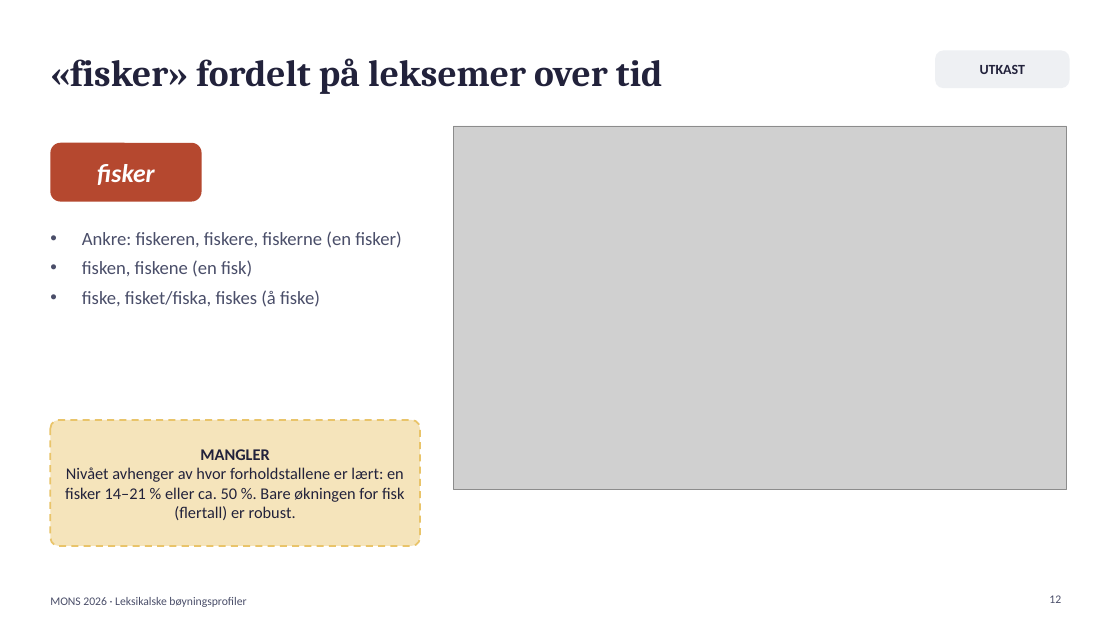
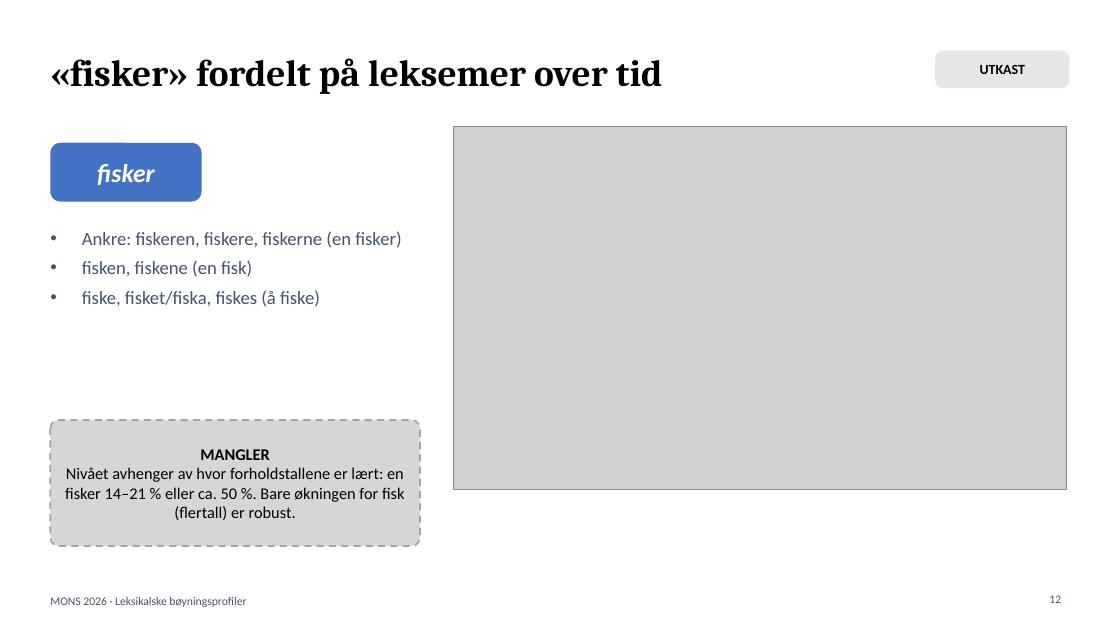
Before and after one commit to Yoonsen/B-yning, a slide deck: slide 12 of tekst/mons_presentasjon.pptx. Drawn at 1120x630 pixels with LibreOffice and Linux fonts; fonts in the diff are those of the drawing; grey boxes stand for pictures. Boxes give left, top, right and bottom in pixels: in the first picture for what was removed or moved away, otherwise in the second. Text is boxed around its words. In the diff, an @@ line names an element or a change of style, - is before the commit and + after.

```diff
--- a/tekst/mons_presentasjon.pptx
+++ b/tekst/mons_presentasjon.pptx
@@ title "«fisker» fordelt på leksemer over ..." at box(50, 58, 662, 94): text colour #22223B to #000000 @@
@@ rounded rectangle "UTKAST" at box(935, 50, 1070, 88): text colour #22223B to #000000; fill #EEF0F3 to #E7E6E6 @@
@@ rounded rectangle "fisker" at box(50, 143, 202, 202): fill #B5482F to #4472C4 @@
@@ text "Ankre: fiskeren, fiskere, fiskerne (en ..." at box(82, 231, 401, 307): text colour #4A4E69 to #44546A @@
@@ rounded rectangle "MANGLER" at box(50, 420, 420, 546): text colour #22223B to #000000; fill #E9C46A at 45% opacity to #A5A5A5 at 45% opacity; outline #E9C46A 1.5 pt dashed to #A5A5A5 1.5 pt dashed @@
```
Also in this commit, not shown: 10 other slides changed, 7 other files.
